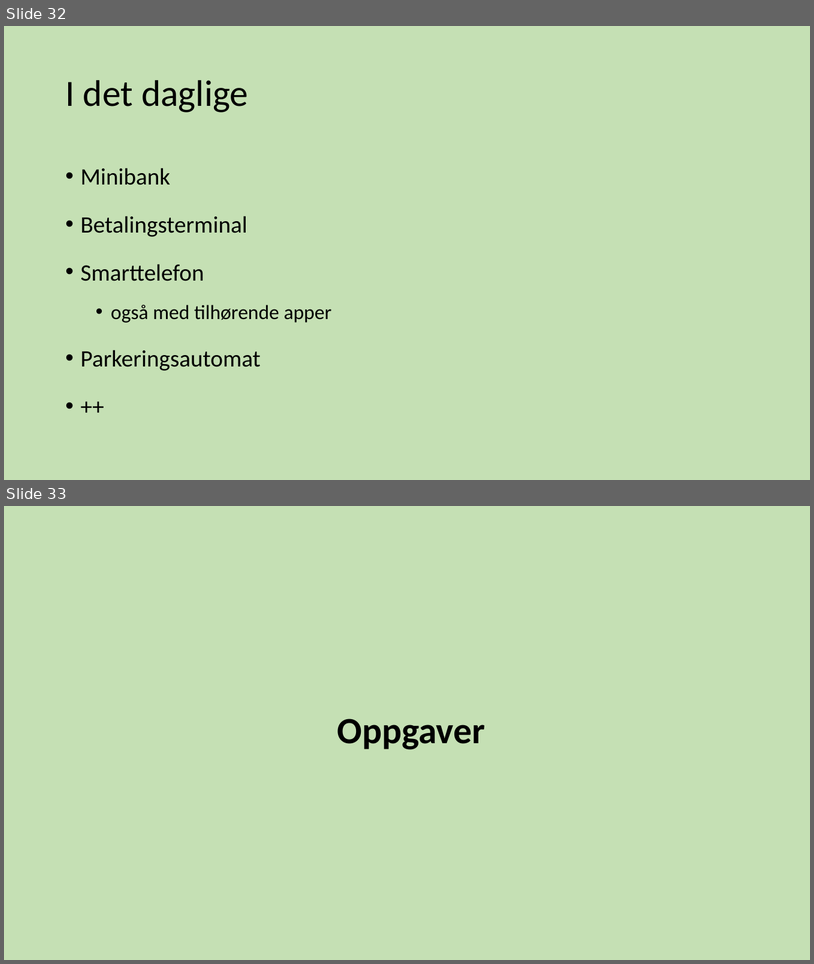
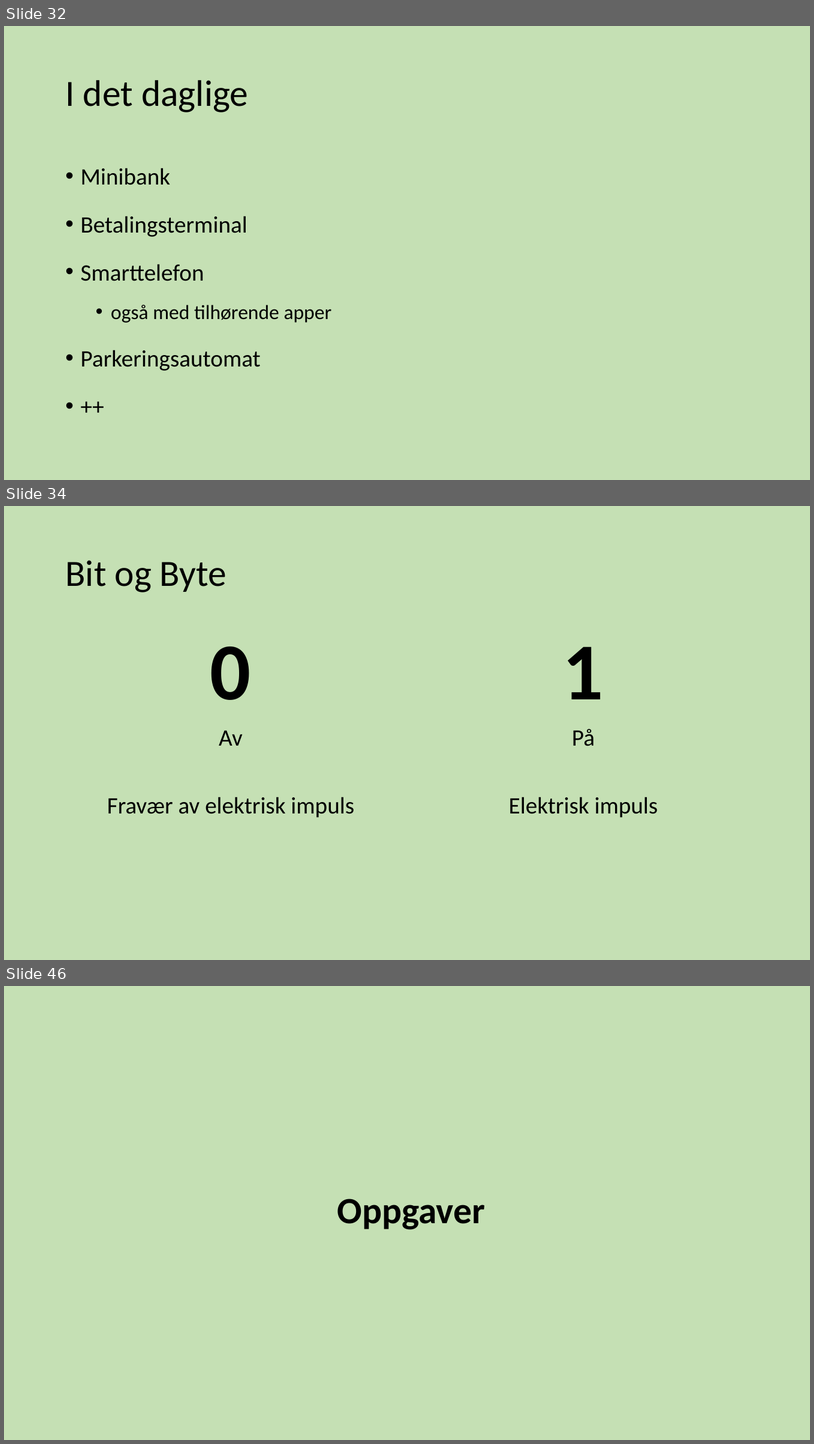
Before and after one commit to tabmy/SommerkursProg17, a slide deck: Forelesninger/ProgKursMandag.pptx. Shown one above the other, each under a label of ours: slides 32 and 33 before the commit, slides 32, 34 and 46 after it; the slides between them are not shown. The pictures are 814x964 and 814x1444 pixels, drawn with LibreOffice and Linux fonts; fonts in the diff are those of the drawing. Boxes give left, top, right and bottom in pixels: in the first picture for what was removed or moved away, otherwise in the second. Text is boxed around its words. In the diff, an @@ line names an element or a change of style, - is before the commit and + after.

```diff
--- a/Forelesninger/ProgKursMandag.pptx
+++ b/Forelesninger/ProgKursMandag.pptx
@@ slide 34 added at bbox=[4, 506, 810, 960], background #C5E0B4 @@
@@ title added at bbox=[65, 560, 227, 592], 44 pt, text #000000 @@
+Bit og Byte
@@ text added at bbox=[107, 646, 354, 817], 28 pt, text #000000 @@
+0
+Av
+Fravær av elektrisk impuls
@@ text added at bbox=[509, 646, 659, 817], 28 pt, text #000000 @@
+1
+På
+Elektrisk impuls
@@ what was slide 33 is now slide 46 @@
```
Also in this commit, not shown: 4 slides changed, 12 other slides added, 2 other files.
